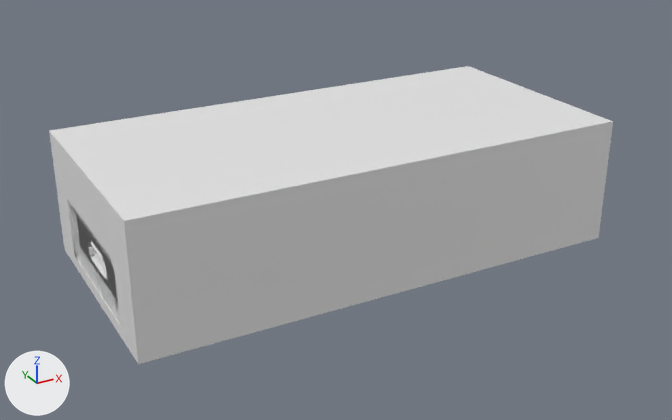
The Blender file blender/cases/raspberry_pico_case.blend: old version first, new version second.
Before and after are seen from a 50 mm lens placed at (-58.9, -106.4, 51.0), pointed at (0.5, 1.7, -3.0). Every picture has the same lights, and +X, +Y and +Z are marked at lower left.

The first picture shows 'case_bottom', 'case_top', 'case_usb_slit'.
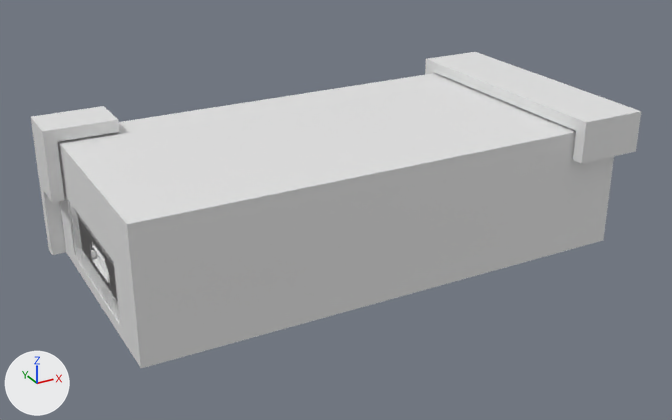
ob_clip_holder_top_main_applied is not drawn itself; it is used by a modifier of ob_maker_grid_holder.
ob_clip_holder_top_main_applied_001 is not drawn itself; it is used by a modifier of ob_maker_grid_holder.

Diff of the bpy script that builds the scene:
```diff
--- a/blender/cases/raspberry_pico_case.blend.py
+++ b/blender/cases/raspberry_pico_case.blend.py
@@ me_cube_001 @@
 me_cube_001.from_pydata(...)  # 16 vertices, 14 faces; spans x -35.0..35.0, y -15.0..19.0, z -8.0..4.0
 # used by ob_case_bottom; location = (0.0, -1.0, 0.0)
+# me_cube_001 part 1: the whole mesh is moved by (0.0, -2.0, 1.7)
@@ me_cube_002 @@
 me_cube_002.from_pydata(...)  # 24 vertices, 22 faces; spans x -35.0..35.0, y -19.0..15.0, z -2.0..5.2
 # used by ob_case_top; location = (0.0, -1.0, 8.0); rotation_euler = (3.142, 0.0, 0.0), in degrees (180, 0, 0)
+# me_cube_002 part 2: the whole mesh is moved by (0.0, 2.0, -9.7)
@@ me_cube_007 @@
+me_cube_007.from_pydata(...)  # 144 vertices, 96 faces; spans x -5.0..5.0, y -2.41..7.61, z -5.0..5.0
@@ me_cube @@
+me_cube.from_pydata(...)  # 104 vertices, 102 faces; spans x -37.0..37.0, y -38.0..0.0, z -6.3..13.7
@@ ob_case_usb_slit @@
 ob_case_usb_slit = bpy.data.objects.new('case_usb_slit', me_cube_029)
-ob_case_usb_slit.location = (-32.6, 1.0, -2.5)
+ob_case_usb_slit.location = (-32.6, 0.0, -2.5)
@@ ob_case_bottom @@
 ob_case_bottom = bpy.data.objects.new('case_bottom', me_cube_001)
-ob_case_bottom.location = (0.0, -1.0, 0.0)
+ob_case_bottom.location = (0.0, 0.0, -1.7)
 _m = ob_case_bottom.modifiers.new('Boolean.001', 'BOOLEAN')
@@ ob_case_top @@
 ob_case_top = bpy.data.objects.new('case_top', me_cube_002)
-ob_case_top.location = (0.0, -1.0, 8.0)
+ob_case_top.location = (0.0, 0.0, -1.7)
 ob_case_top.rotation_euler = (3.142, 0.0, 0.0)  # degrees (180, 0, 0)
@@ ob_clip_holder_top_main @@
 ob_clip_holder_top_main.parent = ob_case_top
-ob_clip_holder_top_main.matrix_parent_inverse = Matrix(((1.0, 0.0, 0.0, 0.0), (0.0, -1.0, 0.0, 0.0), (0.0, 0.0, -1.0, 8.0), (0.0, 0.0, 0.0, 1.0)))
-ob_clip_holder_top_main.location = (-30.5, 14.3, 3.0)
+ob_clip_holder_top_main.matrix_parent_inverse = Matrix(((1.0, 0.0, 0.0, 0.0), (0.0, -1.0, 0.0, 1.0), (0.0, 0.0, -1.0, -1.7), (0.0, 0.0, 0.0, 1.0)))
+ob_clip_holder_top_main.location = (-30.5, 13.3, 3.0)
 _m = ob_clip_holder_top_main.modifiers.new('Mirror', 'MIRROR')
@@ ob_maker_grid_holder @@
+ob_maker_grid_holder = bpy.data.objects.new('maker_grid_holder', me_cube)
+ob_maker_grid_holder.location = (0.0, 19.0, -1.7)
+_m = ob_maker_grid_holder.modifiers.new('Boolean', 'BOOLEAN')
+_m.object = ob_clip_holder_top_main_applied
+_m.operation = 'UNION'
+_m = ob_maker_grid_holder.modifiers.new('Boolean.001', 'BOOLEAN')
+_m.object = ob_clip_holder_top_main_applied_001
+_m.operation = 'UNION'
@@ ob_clip_holder_top_main_applied @@
+ob_clip_holder_top_main_applied = bpy.data.objects.new('clip_holder_top_main_applied', me_cube_007)
+ob_clip_holder_top_main_applied.parent = ob_maker_grid_holder
+ob_clip_holder_top_main_applied.matrix_parent_inverse = Matrix(((1.0, 0.0, 0.0, 0.0), (0.0, 1.0, 0.0, -19.0), (0.0, 0.0, 1.0, 1.7), (0.0, 0.0, 0.0, 1.0)))
+ob_clip_holder_top_main_applied.location = (-15.0, 20.4, -3.0)
+ob_clip_holder_top_main_applied.hide_set(True)
@@ ob_clip_holder_top_main_applied_001 @@
+ob_clip_holder_top_main_applied_001 = bpy.data.objects.new('clip_holder_top_main_applied.001', me_cube_007.copy())
+ob_clip_holder_top_main_applied_001.parent = ob_maker_grid_holder
+ob_clip_holder_top_main_applied_001.matrix_parent_inverse = Matrix(((1.0, 0.0, 0.0, 0.0), (0.0, 1.0, 0.0, -19.0), (0.0, 0.0, 1.0, 1.7), (0.0, 0.0, 0.0, 1.0)))
+ob_clip_holder_top_main_applied_001.location = (15.0, 20.4, -3.0)
+ob_clip_holder_top_main_applied_001.hide_set(True)
```

Pixel boxes (x1, y1, x2, y2) of what changed, in the pictures (672 x 420 px):
'case_top', moved: before (49, 66, 613, 271); after (57, 73, 614, 275)
'case_bottom', moved: before (55, 162, 608, 364); after (60, 164, 613, 368)
'maker_grid_holder', added: after (31, 52, 641, 255)
'case_usb_slit', moved: before (68, 200, 119, 318); after (75, 210, 119, 317)
'raspberry_pi_pico', moved: before (89, 241, 107, 280); after (91, 244, 110, 283)
